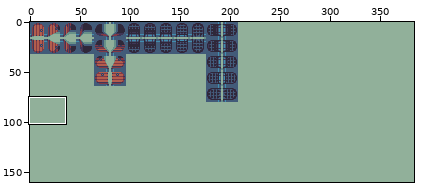
A sprite sheet gets an edit: android/assets/convert/sprites.png. Above, an overview of the earlier version with the close-up marked.
Close-up. The starting point:
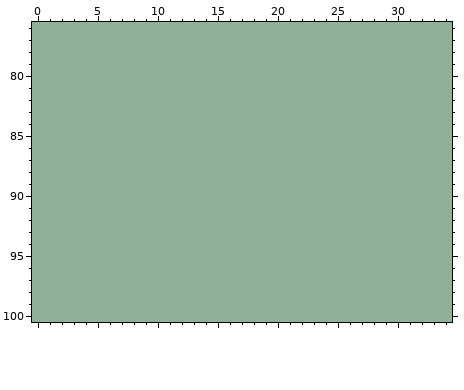
The file is 384x160 pixels. Shown: x 0..34, y 76..100.
After:
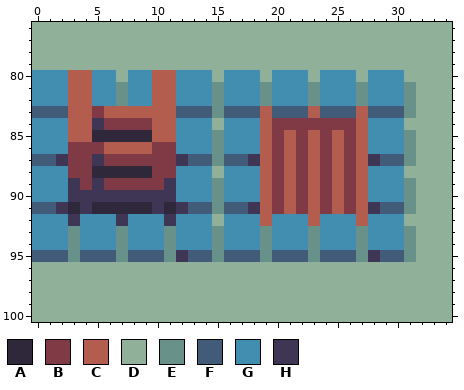
Palette (. is transparent): A #2f283a  B #803a46  C #b25d4d  D #91b09a  E #679189  F #425b79  G #418eb0  H #3f3656
Change:
{"y":80,"x":0,"old":"DDDDDDD","new":"GGGCCGG"}
{"y":80,"x":8,"old":"DDDDDDD","new":"GGCCGGG"}
{"y":80,"x":16,"old":"DDD","new":"GGG"}
{"y":80,"x":20,"old":"DDD","new":"GGG"}
{"y":80,"x":24,"old":"DDD","new":"GGG"}
{"y":80,"x":28,"old":"DDD","new":"GGG"}
{"y":81,"x":0,"old":"DDDDDDDDDDDDDDDDDDDDDDDDDDDDDDDD","new":"GGGCCGGEGGCCGGGEGGGEGGGEGGGEGGGE"}
{"y":82,"x":0,"old":"DDDDDDDDDDDDDDDDDDDDDDDDDDDDDDDD","new":"GGGCCGGEGGCCGGGEGGGEGGGEGGGEGGGE"}
{"y":83,"x":0,"old":"DDDDDDDDDDDDDDDDDDDDDDDDDDDDDDDD","new":"FFFCCBCCCCCCFFFEFFFCFFFCFFFCFFFE"}
{"y":84,"x":0,"old":"DDDDDDDDDDDDDDD","new":"GGGCCHBBBBCCGGG"}
{"y":84,"x":16,"old":"DDDDDDDDDDDDDDD","new":"GGGCBBBBBBBCGGG"}
{"y":85,"x":0,"old":"DDDDDDDDDDDDDDDDDDDDDDDDDDDDDDDD","new":"GGGCCAAAAACCGGGEGGGCBCBCBCBCGGGE"}
{"y":86,"x":0,"old":"DDDDDDDDDDDDDDDDDDDDDDDDDDDDDDDD","new":"GGGBBBCCCCBBGGGEGGGCBCBCBCBCGGGE"}
{"y":87,"x":0,"old":"DDDDDDDDDDDDDDDDDDDDDDDDDDDDDDDD","new":"FFHBBHBBBBBBHFFEFFHCBCBCBCBCHFFE"}
{"y":88,"x":0,"old":"DDDDDDDDDDDDDDD","new":"GGGBBAAAAABBGGG"}
{"y":88,"x":16,"old":"DDDDDDDDDDDDDDD","new":"GGGCBCBCBCBCGGG"}
{"y":89,"x":0,"old":"DDDDDDDDDDDDDDDDDDDDDDDDDDDDDDDD","new":"GGGHBHBBBBBHGGGEGGGCBCBCBCBCGGGE"}
{"y":90,"x":0,"old":"DDDDDDDDDDDDDDDDDDDDDDDDDDDDDDDD","new":"GGGHHHHHHHHHGGGEGGGCBCBCBCBCGGGE"}
{"y":91,"x":0,"old":"DDDDDDDDDDDDDDDDDDDDDDDDDDDDDDDD","new":"FFHAHAAAAAHAHFFEFFHCBCBCBCBCHFFE"}
{"y":92,"x":0,"old":"DDDDDDDDDDDDDDD","new":"GGGHGGGHGGGHGGG"}
{"y":92,"x":16,"old":"DDDDDDDDDDDDDDD","new":"GGGCGGGCGGGCGGG"}
{"y":93,"x":0,"old":"DDDDDDDDDDDDDDDDDDDDDDDDDDDDDDDD","new":"GGGEGGGEGGGEGGGEGGGEGGGEGGGEGGGE"}
{"y":94,"x":0,"old":"DDDDDDDDDDDDDDDDDDDDDDDDDDDDDDDD","new":"GGGEGGGEGGGEGGGEGGGEGGGEGGGEGGGE"}
{"y":95,"x":0,"old":"DDDDDDDDDDDDDDDDDDDDDDDDDDDDDDDD","new":"FFFEFFFEFFFEHFFEFFFEFFFEFFFEHFFE"}
{"label":"changed","picture_box":[32,70,416,262]}
